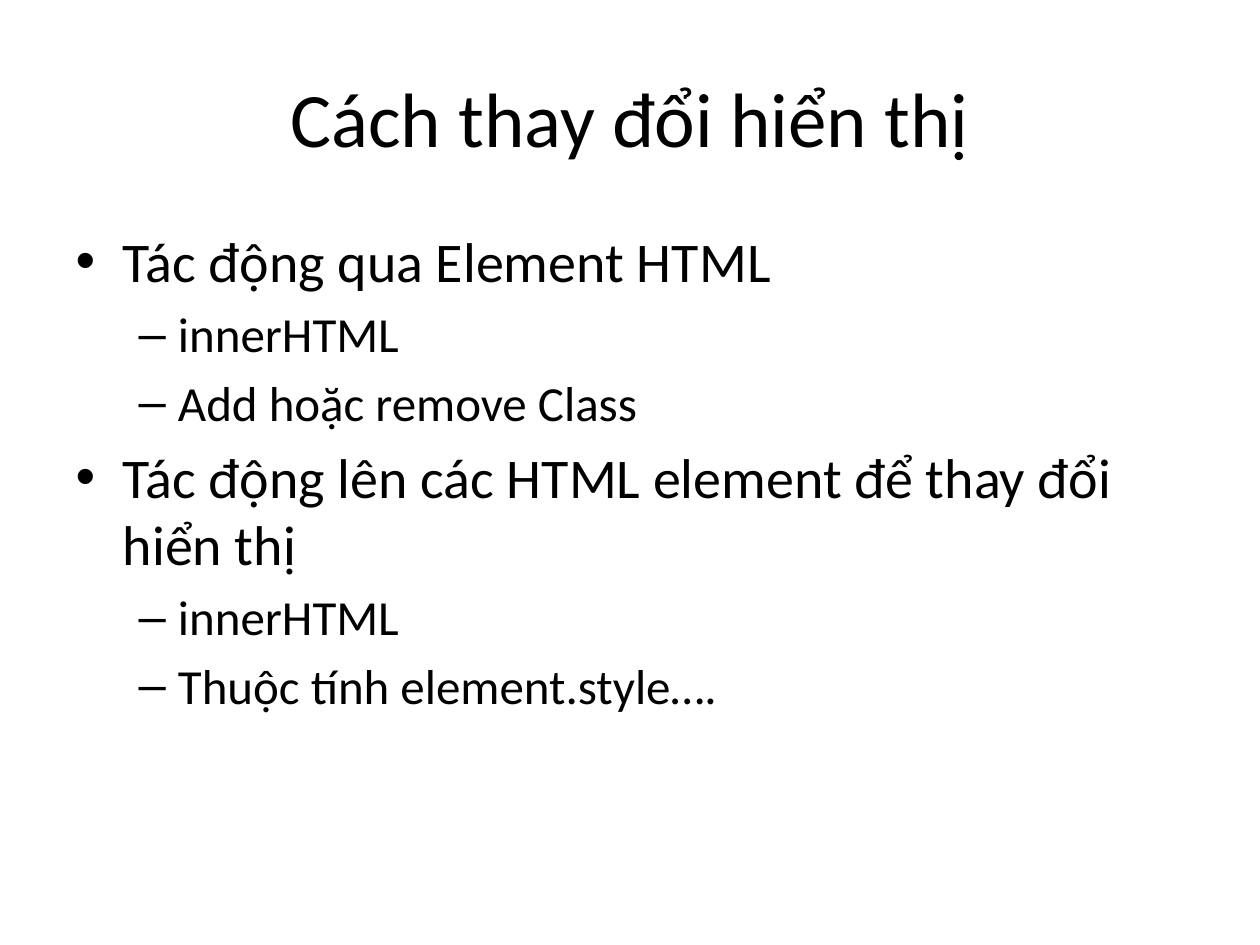
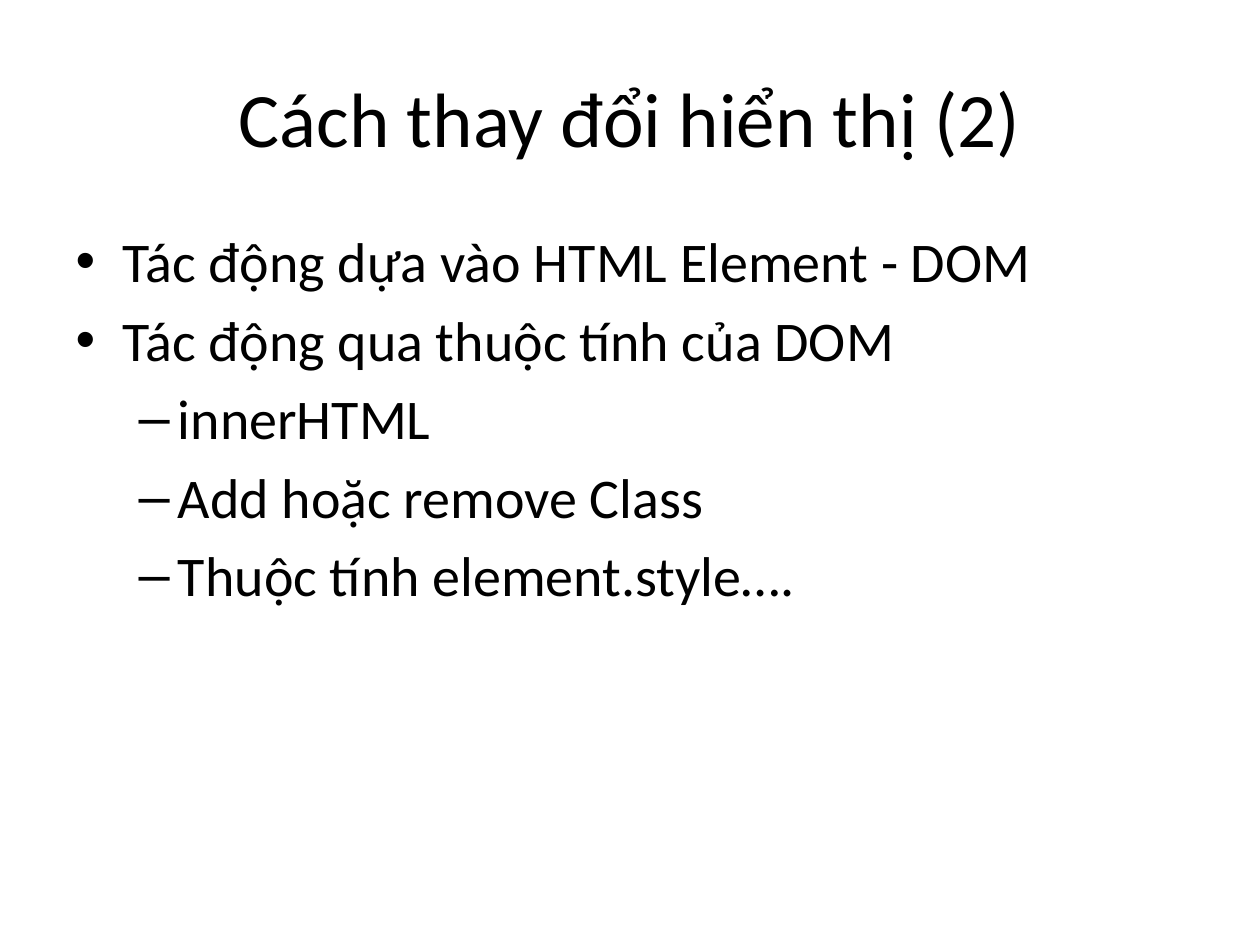
Before and after one commit to phithanh97cs/T3H, a slide deck: slide 6 of 1. Front-end/3. JavaScipt - JS/3. Java Script.pptx. Drawn at 1260x945 pixels with LibreOffice and Linux fonts; fonts in the diff are those of the drawing. Boxes give left, top, right and bottom in pixels: in the first picture for what was removed or moved away, otherwise in the second. Text is boxed around its words. In the diff, an @@ line names an element or a change of style, - is before the commit and + after.

Commit message:
add slide

```diff
--- a/1. Front-end/3. JavaScipt - JS/3. Java Script.pptx
+++ b/1. Front-end/3. JavaScipt - JS/3. Java Script.pptx
@@ title at box(239, 87, 1020, 160): text changed @@
-Cách thay đổi hiển thị
+Cách thay đổi hiển thị (2)
@@ text at box(123, 243, 1030, 371): text changed @@
-• Tác động qua Element HTML
+• Tác động dựa vào HTML Element - DOM
+• Tác động qua thuộc tính của DOM
@@ text at box(178, 400, 795, 606): size 28 to 32 pt in "innerHTML", "Add hoặc remove Class", "Thuộc tính element.style…." @@
@@ text at box(123, 454, 1111, 636): paragraphs removed @@
-• Tác động lên các HTML element để thay đổi hiển thị
-  – innerHTML
```
Also in this commit, not shown: 2 other slides changed, 1 slide added, 5 other files.
